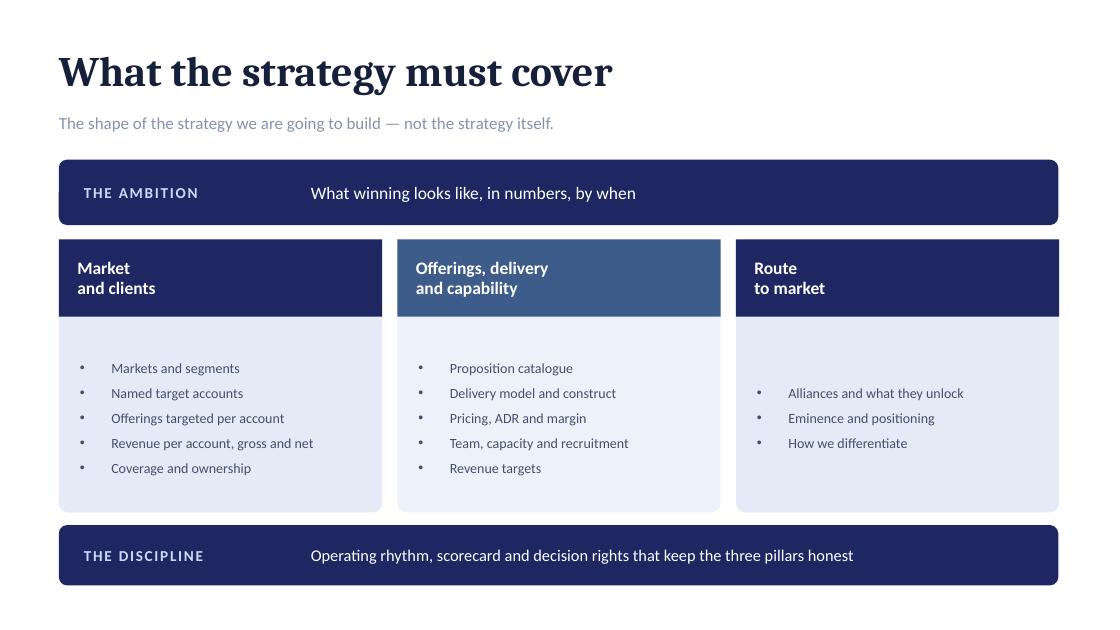
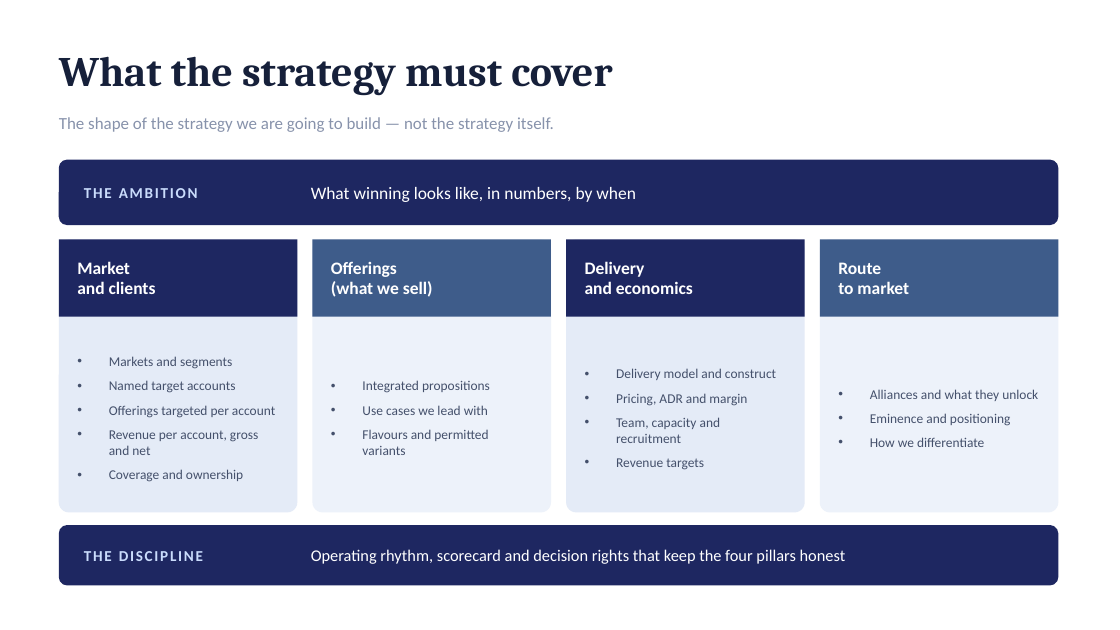
Before and after one commit to dhajjar-cyber/bae, a slide deck: slide 4 of FSI strategy/EAIND-FSI-Strategy-Development-Plan.pptx. Drawn at 1120x630 pixels with LibreOffice and Linux fonts; fonts in the diff are those of the drawing. Boxes give left, top, right and bottom in pixels: in the first picture for what was removed or moved away, otherwise in the second. Text is boxed around its words. In the diff, an @@ line names an element or a change of style, - is before the commit and + after.

```diff
--- a/FSI strategy/EAIND-FSI-Strategy-Development-Plan.pptx
+++ b/FSI strategy/EAIND-FSI-Strategy-Development-Plan.pptx
@@ rounded rectangle: place and size @@
-rounded rectangle at [59, 239, 382, 513]
+rounded rectangle at [59, 239, 297, 513]
@@ rectangle: place and size @@
-rectangle at [59, 239, 382, 317]
+rectangle at [59, 239, 297, 317]
@@ rounded rectangle: place and size @@
-rounded rectangle at [397, 239, 721, 513]
+rounded rectangle at [313, 239, 551, 513]
@@ rectangle: place and size @@
-rectangle at [397, 239, 721, 317]
+rectangle at [313, 239, 551, 317]
@@ proportions changed in 3 elements at [59, 239, 297, 513], [313, 239, 551, 513], [566, 239, 805, 513] @@
@@ rounded rectangle: place and size @@
-rounded rectangle at [736, 239, 1060, 513]
+rounded rectangle at [566, 239, 805, 513]
@@ rectangle: place and size @@
-rectangle at [736, 239, 1060, 317]
+rectangle at [566, 239, 805, 317]
@@ rounded rectangle added at [820, 239, 1059, 513], fill #EDF2FA @@
@@ rectangle added at [820, 239, 1059, 317], fill #3E5C8A @@
@@ text "Route": place and size @@
-text "Route" at [754, 262, 826, 294]
+text "Route" at [838, 262, 909, 294]
@@ text at [331, 262, 433, 297]: text changed @@
-Offerings, delivery
-and capability
+Offerings
+(what we sell)
@@ text added at [585, 261, 693, 294], 15 pt, text #FFFFFF, bold @@
+Delivery
+and economics
@@ size 12 to 11.5 pt in 3 elements at [109, 356, 275, 482], [870, 389, 1038, 447], [616, 368, 776, 470] @@
@@ text "Delivery model and construct": place and size @@
-text "Delivery model and construct" at [450, 363, 629, 476]
+text "Delivery model and construct" at [616, 368, 776, 470]
@@ text "Alliances and what they unlock": place and size @@
-text "Alliances and what they unlock" at [788, 388, 964, 448]
+text "Alliances and what they unlock" at [870, 389, 1038, 447]
@@ text added at [362, 380, 490, 455], 11.5 pt, text #44506B @@
+• Integrated propositions
+• Use cases we lead with
+• Flavours and permitted variants
@@ text at [450, 363, 573, 376]: paragraph removed @@
-• Proposition catalogue
@@ text at [311, 549, 846, 564]: text changed @@
-Operating rhythm, scorecard and decision rights that keep the three pillars honest
+Operating rhythm, scorecard and decision rights that keep the four pillars honest
```
Also in this commit, not shown: 15 other slides changed, 2 other files.
